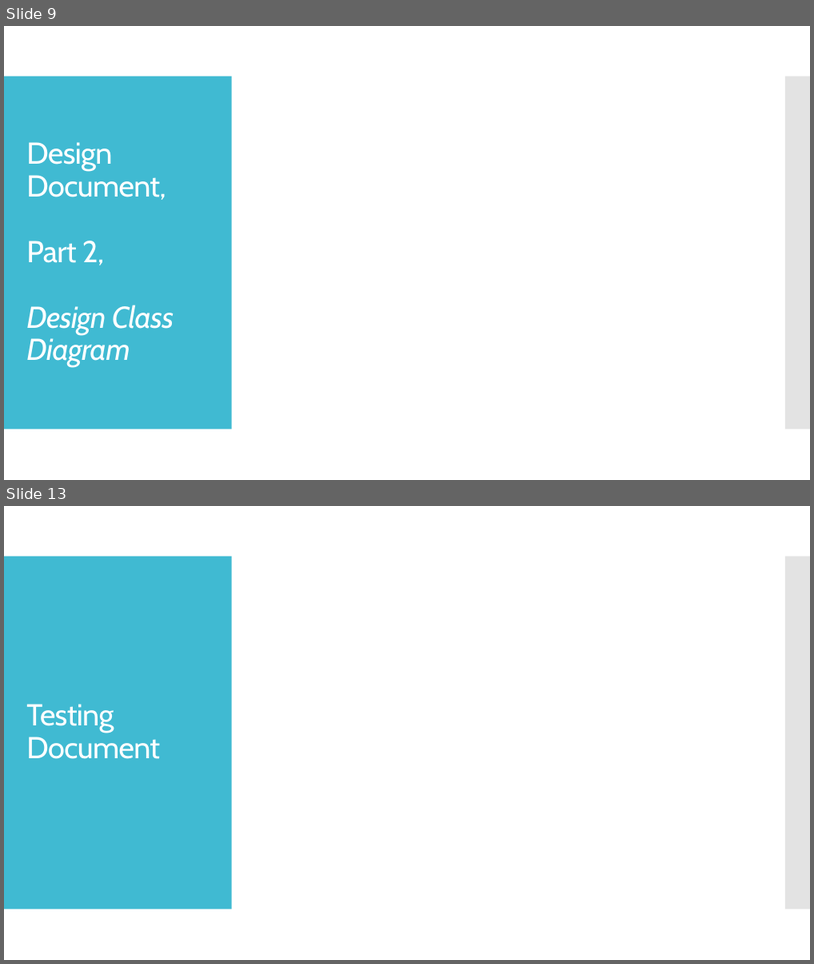
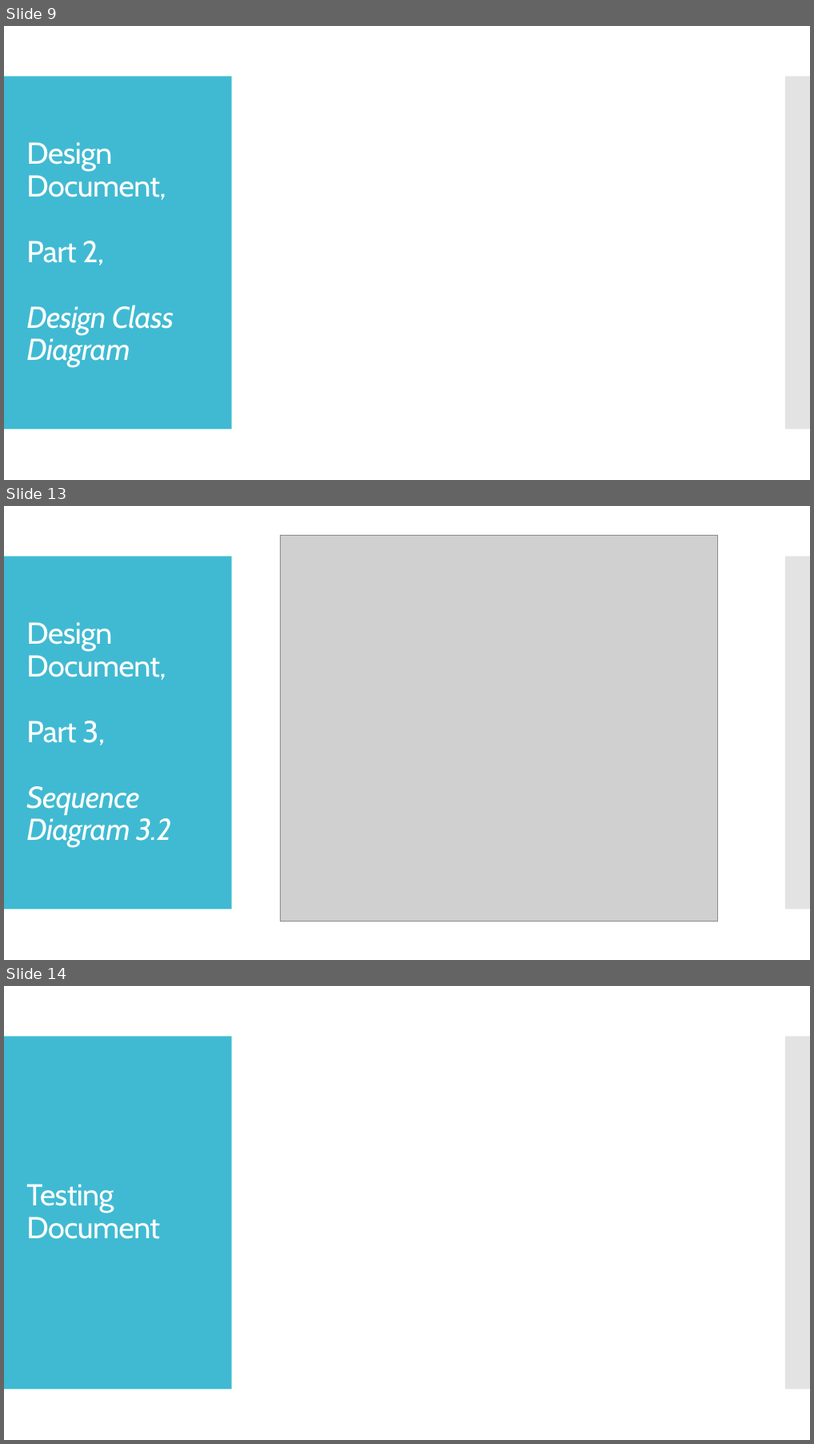
Before and after one commit to NickWaltCSU/cs414-f17-301-UltraLiteCoding, a slide deck: Presentation 5/Presentation.pptx. Shown one above the other, each under a label of ours: slides 9 and 13 before the commit, slides 9, 13 and 14 after it; the slides between them are not shown. The pictures are 814x964 and 814x1444 pixels, drawn with LibreOffice and Linux fonts; fonts in the diff are those of the drawing; grey boxes stand for pictures. Boxes give left, top, right and bottom in pixels: in the first picture for what was removed or moved away, otherwise in the second. Text is boxed around its words. In the diff, an @@ line names an element or a change of style, - is before the commit and + after.

```diff
--- a/Presentation 5/Presentation.pptx
+++ b/Presentation 5/Presentation.pptx
@@ slide 13 added at box(4, 506, 810, 960), background #FFFFFF; not listed: 2 template elements that a slide beside it also shows @@
@@ picture added at box(281, 535, 718, 920) @@
@@ title added at box(26, 622, 171, 847), 36 pt, text #FFFFFF @@
+Design Document,
+Part 3,
+Sequence Diagram 3.2
@@ what was slide 13 is now slide 14 @@
```
Also in this commit, not shown: 3 slides changed.
